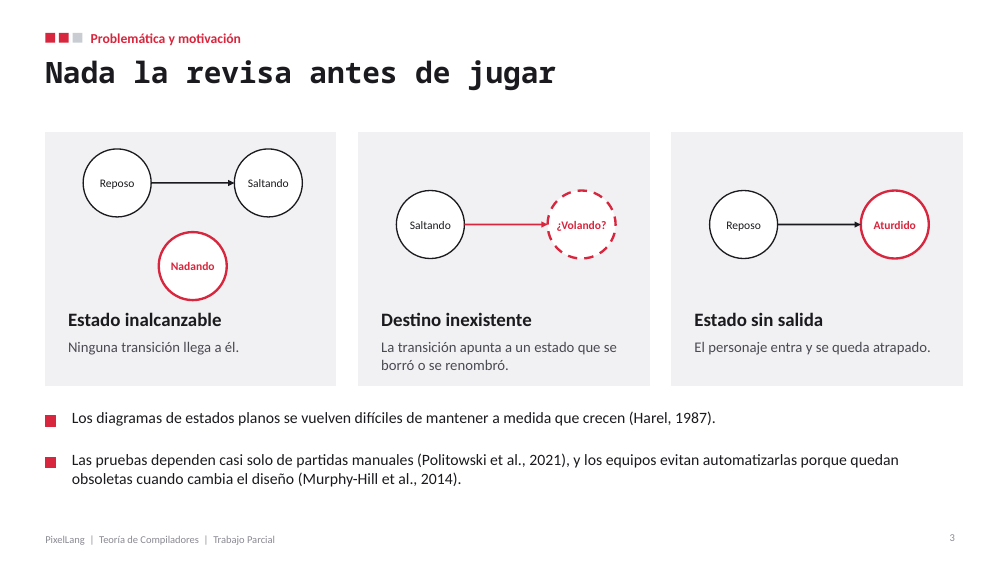
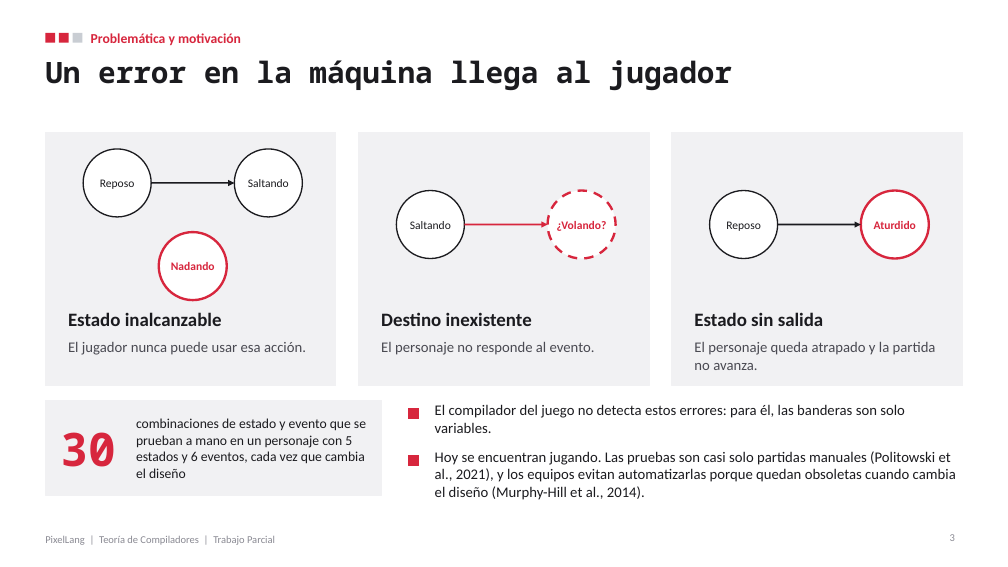
Before and after one commit to DavidRamPari/pixellang, a slide deck: slide 3 of docs/PixelLang_Presentacion.pptx. Drawn at 1008x567 pixels with LibreOffice and Linux fonts; fonts in the diff are those of the drawing. Boxes give left, top, right and bottom in pixels: in the first picture for what was removed or moved away, otherwise in the second. Text is boxed around its words. In the diff, an @@ line names an element or a change of style, - is before the commit and + after.

Commit message:
Mejora la problemática: importancia, proceso actual y motivación
El informe y la presentación responden las preguntas del enunciado: por qué el problema es importante (un error en la máquina de estados llega al jugador y el compilador del juego no lo detecta), qué existe hoy y por qué revisarlo es un proceso largo (30 combinaciones de estado y evento en un personaje con 5 estados y 6 eventos, probadas a mano en cada cambio). Se agrega la motivación de aplicar los temas del curso. Las notas de Diego siguen ese orden.

```diff
--- a/docs/PixelLang_Presentacion.pptx
+++ b/docs/PixelLang_Presentacion.pptx
@@ title at [45, 60, 732, 91]: text changed @@
-Nada la revisa antes de jugar
+Un error en la máquina llega al jugador
@@ text at [68, 342, 306, 355]: text changed @@
-Ninguna transición llega a él.
+El jugador nunca puede usar esa acción.
@@ text at [381, 342, 595, 355]: text changed @@
-La transición apunta a un estado que se borró o se renombró.
+El personaje no responde al evento.
@@ text at [694, 342, 936, 370]: text changed @@
-El personaje entra y se queda atrapado.
+El personaje queda atrapado y la partida no avanza.
@@ rectangle added at [45, 401, 382, 495], fill #F1F1F3, outline #F1F1F3 1 pt @@
@@ text removed at [72, 411, 716, 426] @@
-Los diagramas de estados planos se vuelven difíciles de mantener a medida que crecen (Harel, 1987).
@@ text added at [136, 418, 366, 478], 13 pt, text #1B1B1F @@
+combinaciones de estado y evento que se prueban a mano en un personaje con 5 estados y 6 eventos, cada vez que cambia el diseño
@@ rectangle: place and size @@
-rectangle at [45, 416, 56, 426]
+rectangle at [408, 408, 419, 419]
@@ text added at [435, 404, 905, 433], 14 pt, text #1B1B1F @@
+El compilador del juego no detecta estos errores: para él, las banderas son solo variables.
@@ text added at [60, 432, 115, 467], 44 pt, text #D7263D, bold @@
+30
@@ rectangle: place and size @@
-rectangle at [45, 457, 56, 468]
+rectangle at [408, 455, 419, 466]
@@ text at [435, 451, 956, 500]: text changed; size 15 to 14 pt @@
-Las pruebas dependen casi solo de partidas manuales (Politowski et al., 2021), y los equipos evitan automatizarlas porque quedan obsoletas cuando cambia el diseño (Murphy-Hill et al., 2014).
+Hoy se encuentran jugando. Las pruebas son casi solo partidas manuales (Politowski et al., 2021), y los equipos evitan automatizarlas porque quedan obsoletas cuando cambia el diseño (Murphy-Hill et al., 2014).
```
Also in this commit, not shown: 1 other slide changed, 3 other files.
